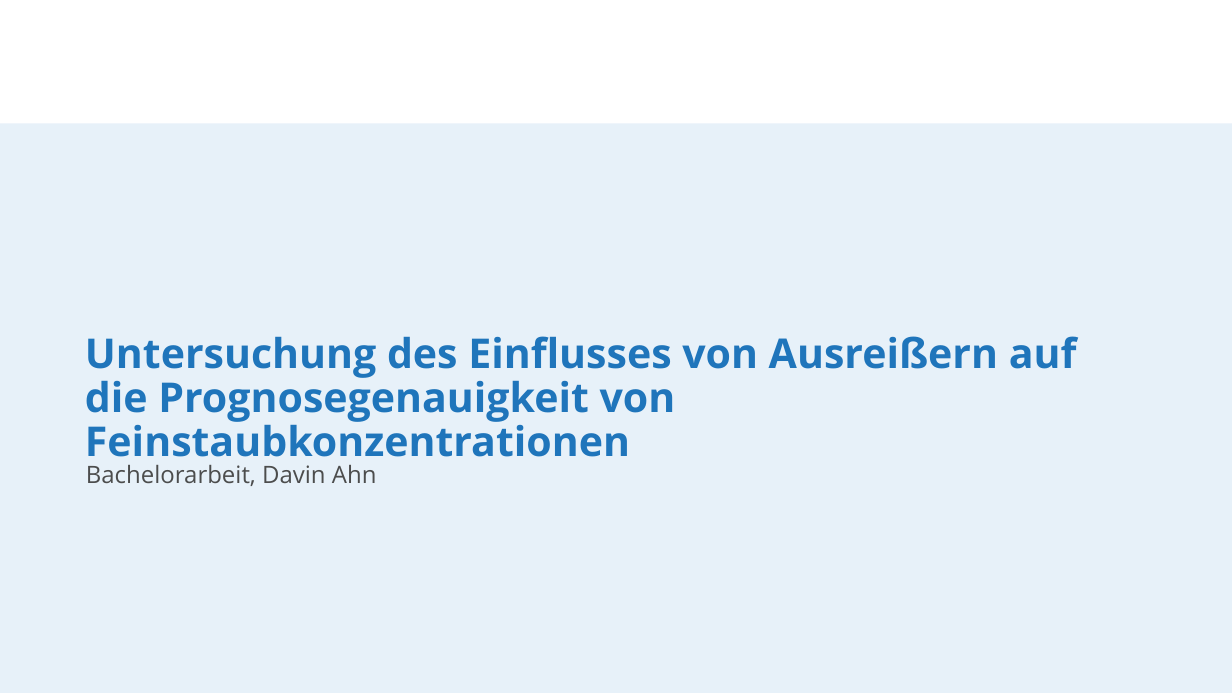
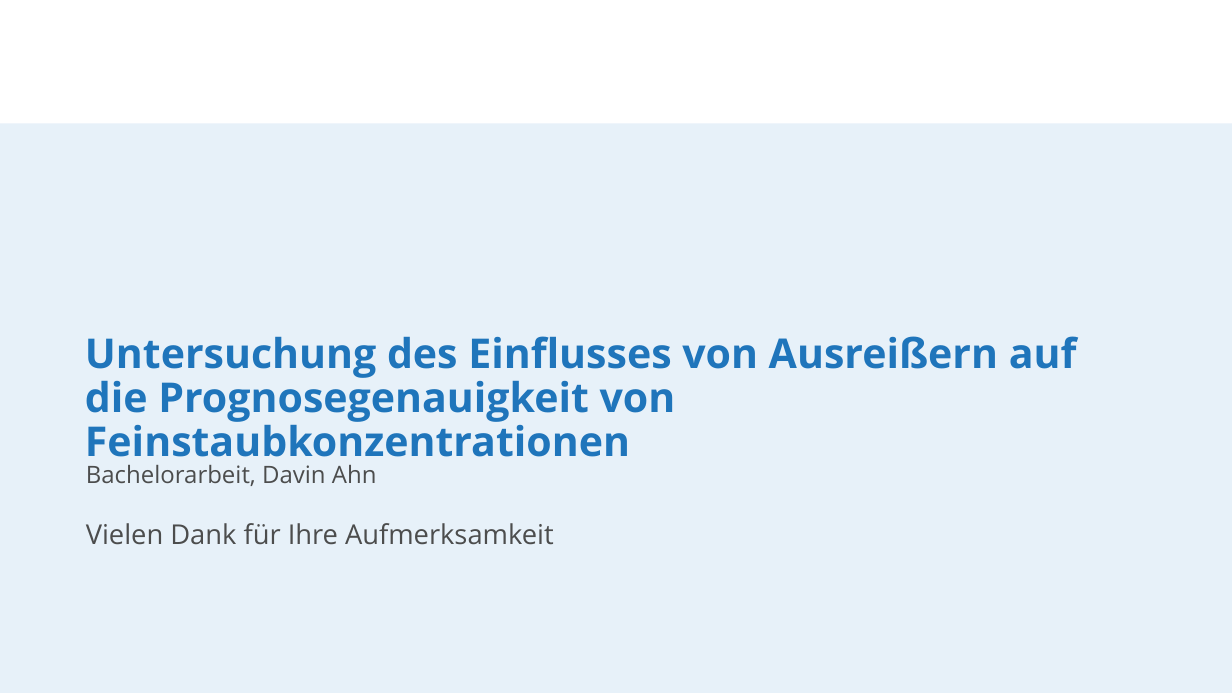
Before and after one commit to ahndavin/Abschlussarbeit_Bachelor, a slide deck: slide 17 of Kolloquium/Kolloquium.pptx (slide 18 before the commit). Drawn at 1232x693 pixels with LibreOffice and Linux fonts; fonts in the diff are those of the drawing; background and template pictures are left out. Boxes give left, top, right and bottom in pixels: in the first picture for what was removed or moved away, otherwise in the second. Text is boxed around its words. In the diff, an @@ line names an element or a change of style, - is before the commit and + after.

```diff
--- a/Kolloquium/Kolloquium.pptx
+++ b/Kolloquium/Kolloquium.pptx
@@ subtitle at [86, 523, 554, 545]: paragraph added @@
+Vielen Dank für Ihre Aufmerksamkeit
```
Also in this commit, not shown: 6 other slides changed, 3 slides added, 1 slide removed.
